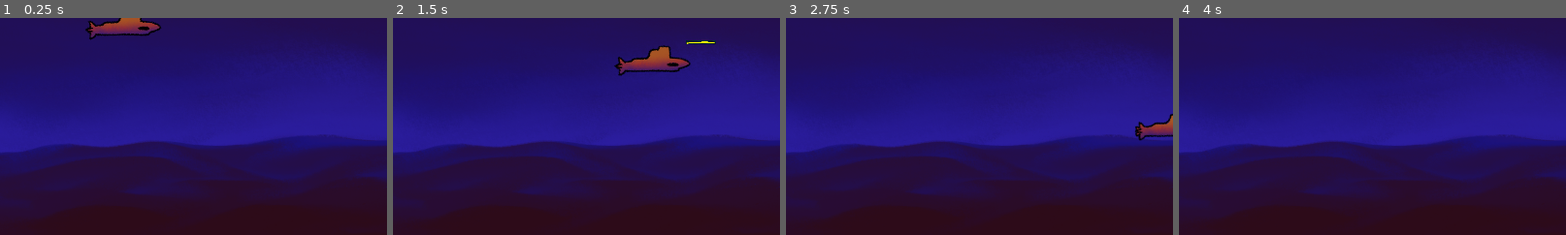
Above: before the commit, frames 1-4 (left to right).
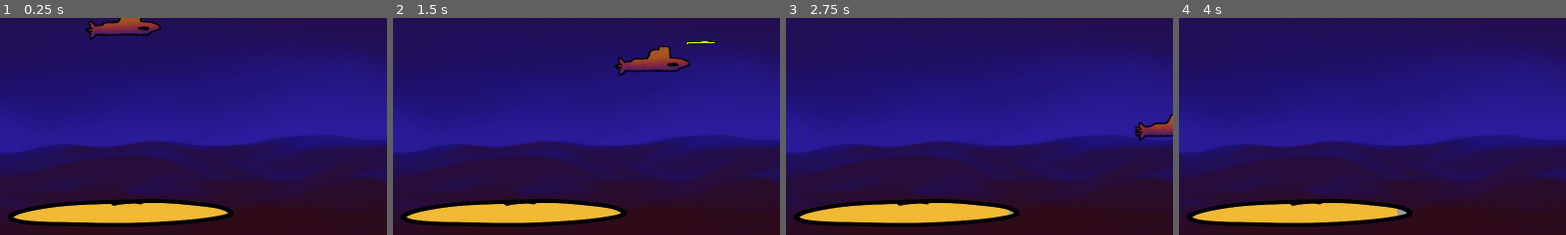
Above: after the commit, the same moments.

Repository: bakdorl/Seaquest
Game: Godot game, scene res://ocean.tscn
The game is run twice, just before and just after one commit, with the same random seed, the same clock (stepped at 60 frames per second) and the same inputs.
Inputs:
- Up to frame 1 (0.25 s): no input
- Up to frame 2 (1.5 s): tap Enter at 0.5 s; hold D (right) 0.53-1.28 s; tap Space (shoot) at 0.6, 1.35 s; hold S (down) from 1.28 s (still down)
- Up to frame 3 (2.75 s): release S (down) at 2.03 s; hold D (right) from 2.03 s (still down); tap Space (shoot) at 2.1 s
- Up to frame 4 (4 s): release D (right) at 2.78 s; hold W (up) 2.78-3.53 s; tap Space (shoot) at 2.85, 3.6 s; hold A (left) from 3.53 s (still down)
The pictures show only the part of the screen within x 34-84%, y 49-99%; the shares and areas given below are measured in that part.

The runs differ from the first frame. In frame 1, 5.9% of the frame differs, in the area x 2-61%, y 83-97%; in frame 2, 5.9%; in frame 3, 5.9%; in frame 4, 5.9%.

Commit message:
barra de oxigenio

Diff:
--- a/ocean.tscn
+++ b/ocean.tscn
@@ -3,6 +3,7 @@
 [ext_resource type="PackedScene" uid="uid://btebci5tthalf" path="res://submarine.tscn" id="1_tiovm"]
 [ext_resource type="Texture2D" uid="uid://mwyyccx6ah88" path="res://background/Ilustração_Sem_Título.png" id="2_j38dg"]
 [ext_resource type="PackedScene" uid="uid://dfhi7x6kg1gry" path="res://projectile_scene.tscn" id="3_nb2vx"]
+[ext_resource type="PackedScene" uid="uid://b556op5qq7hop" path="res://oxygen_ui.tscn" id="4_bwgqs"]
 
 [node name="Ocean" type="Node2D" unique_id=1879437640]
 
@@ -11,11 +12,17 @@
 position = Vector2(961, 549)
 input_pickable = true
 
-[node name="CanvasLayer" type="CanvasLayer" parent="." unique_id=1733076593]
+[node name="background" type="CanvasLayer" parent="." unique_id=1733076593]
 layer = -1
 
-[node name="Sprite2D" type="Sprite2D" parent="CanvasLayer" unique_id=657863596]
+[node name="Sprite2D" type="Sprite2D" parent="background" unique_id=657863596]
 position = Vector2(960, 540)
 texture = ExtResource("2_j38dg")
 
 [node name="projectile" parent="." unique_id=314485621 instance=ExtResource("3_nb2vx")]
+
+[node name="oxygen_ui" parent="." unique_id=1118615531 instance=ExtResource("4_bwgqs")]
+
+[connection signal="oxygen_changed" from="Submarine" to="oxygen_ui/UI/TextureProgressBar" method="_on_submarine_oxygen_changed"]
+
+[editable path="oxygen_ui"]
--- /dev/null
+++ b/oxygen_ui.tscn
@@ -0,0 +1,28 @@
+[gd_scene format=3 uid="uid://b556op5qq7hop"]
+
+[ext_resource type="Texture2D" uid="uid://rmkbqiwyc26y" path="res://UI/oxygen/IMG_6123.png" id="1_f5hj1"]
+[ext_resource type="Texture2D" uid="uid://ci208su61oyi6" path="res://UI/oxygen/IMG_6122.png" id="2_10106"]
+[ext_resource type="Texture2D" uid="uid://cqqthic6qfxh8" path="res://UI/oxygen/IMG_6124.png" id="3_rmti8"]
+[ext_resource type="Script" uid="uid://cs4ndh2sm4wn7" path="res://texture_progress_bar.gd" id="4_10106"]
+
+[node name="oxygen_ui" type="CanvasLayer" unique_id=1118615531]
+layer = 2
+
+[node name="UI" type="Control" parent="." unique_id=811563008]
+layout_mode = 3
+anchors_preset = 0
+offset_right = 40.0
+offset_bottom = 40.0
+
+[node name="TextureProgressBar" type="TextureProgressBar" parent="UI" unique_id=1290613981]
+layout_mode = 0
+offset_left = 671.0
+offset_top = 975.00006
+offset_right = 2291.0
+offset_bottom = 1297.0
+scale = Vector2(0.347507, 0.23505543)
+value = 100.0
+texture_under = ExtResource("1_f5hj1")
+texture_over = ExtResource("2_10106")
+texture_progress = ExtResource("3_rmti8")
+script = ExtResource("4_10106")
--- a/player/scripts/submarine.gd
+++ b/player/scripts/submarine.gd
@@ -2,10 +2,25 @@
 
 @onready var projectile_scene = load ("res://projectile_scene.tscn")
 
+signal oxygen_changed(value)
+signal submarine_exploded
+
 const SPEED = 450.0
 var projectile_direction = Vector2(1.0, 0.0)
+var max_oxygen: float = 100.0
+var current_oxygen: float = 100.0
+var oxygen_speed: float = 1.666
 func _ready():
 	$AnimatedSprite2D.play("default")
+
+#func _process(delta):
+		#current_oxygen -= oxygen_speed * delta
+		#oxygen_changed.emit(current_oxygen)
+		#if current_oxygen <= 0
+		#explode()
+
+	#func explode ():
+
 
 func _physics_process(_delta: float) -> void:
 
@@ -38,6 +53,14 @@
 func _process(delta):
 	if Input.is_action_just_pressed("shoot"):
 		shoot()
+		pass
+
+	current_oxygen -= oxygen_speed * delta
+	oxygen_changed.emit(current_oxygen)
+	#if current_oxygen <= 0
+		#func _on_visible_on_screen_notifier_2d_screen_exited() -> void:
+			#queue_free()
+			#pass
 
 func shoot():
 	var projectile = projectile_scene.instantiate()
--- a/submarine.tscn
+++ b/submarine.tscn
@@ -47,3 +47,5 @@
 sprite_frames = SubResource("SpriteFrames_k4f85")
 frame = 2
 frame_progress = 0.42356876
+
+[node name="VisibleOnScreenNotifier3D" type="VisibleOnScreenNotifier3D" parent="." unique_id=1281207740]
--- /dev/null
+++ b/texture_progress_bar.gd
@@ -0,0 +1,6 @@
+extends TextureProgressBar
+
+
+func _on_submarine_oxygen_changed(new_value):
+	print("oxygen is now: ", new_value)
+	self.value = new_value
Binary file added: UI/oxygen/IMG_6122.png
Not shown, added: UI/oxygen/IMG_6122.png.import
Binary file added: UI/oxygen/IMG_6123.png
Not shown, added: UI/oxygen/IMG_6123.png.import
Binary file added: UI/oxygen/IMG_6124.png
Not shown, added: UI/oxygen/IMG_6124.png.import
Not shown, added: texture_progress_bar.gd.uid
